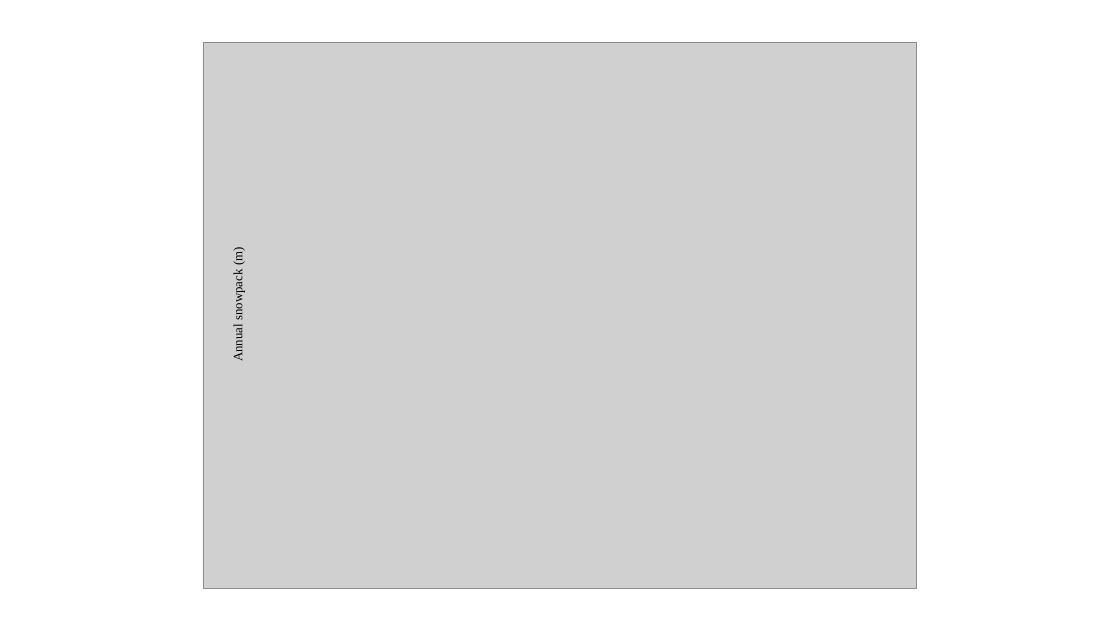
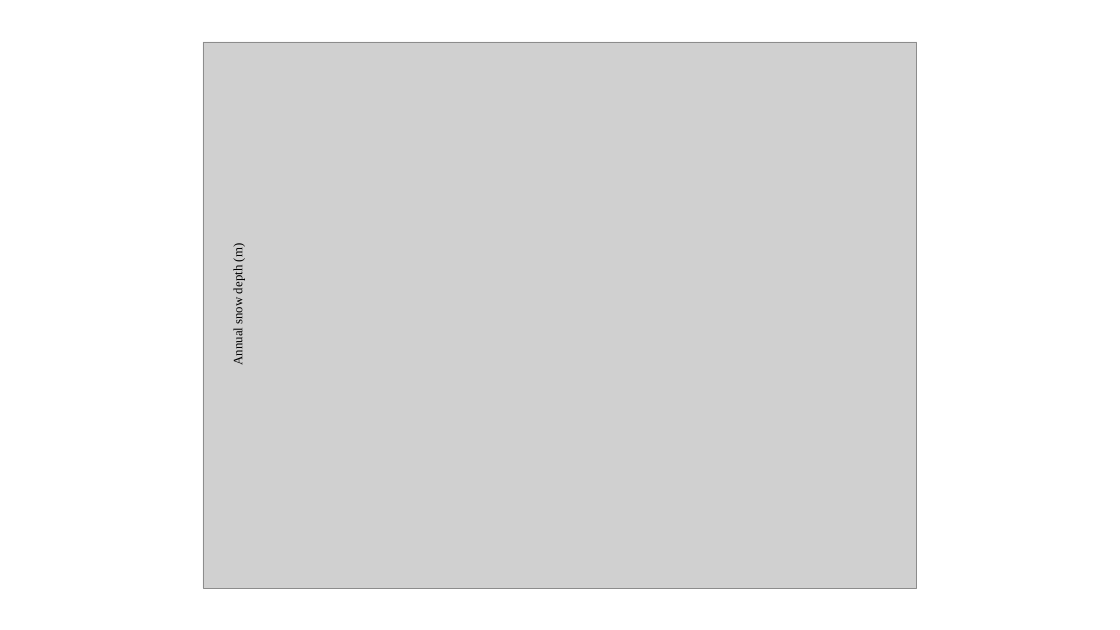
Before and after one commit to smc322/EcosysGCBClass2022, a slide deck: slide 1 of Figures/snowpack format.pptx. Drawn at 1120x630 pixels with LibreOffice and Linux fonts; fonts in the diff are those of the drawing; grey boxes stand for pictures. Boxes give left, top, right and bottom in pixels: in the first picture for what was removed or moved away, otherwise in the second. Text is boxed around its words. In the diff, an @@ line names an element or a change of style, - is before the commit and + after.

```diff
--- a/Figures/snowpack format.pptx
+++ b/Figures/snowpack format.pptx
@@ text at (231, 245, 245, 365): text changed @@
-Annual snowpack (m)
+Annual snow depth (m)
```
Also in this commit, not shown: 7 other files.
